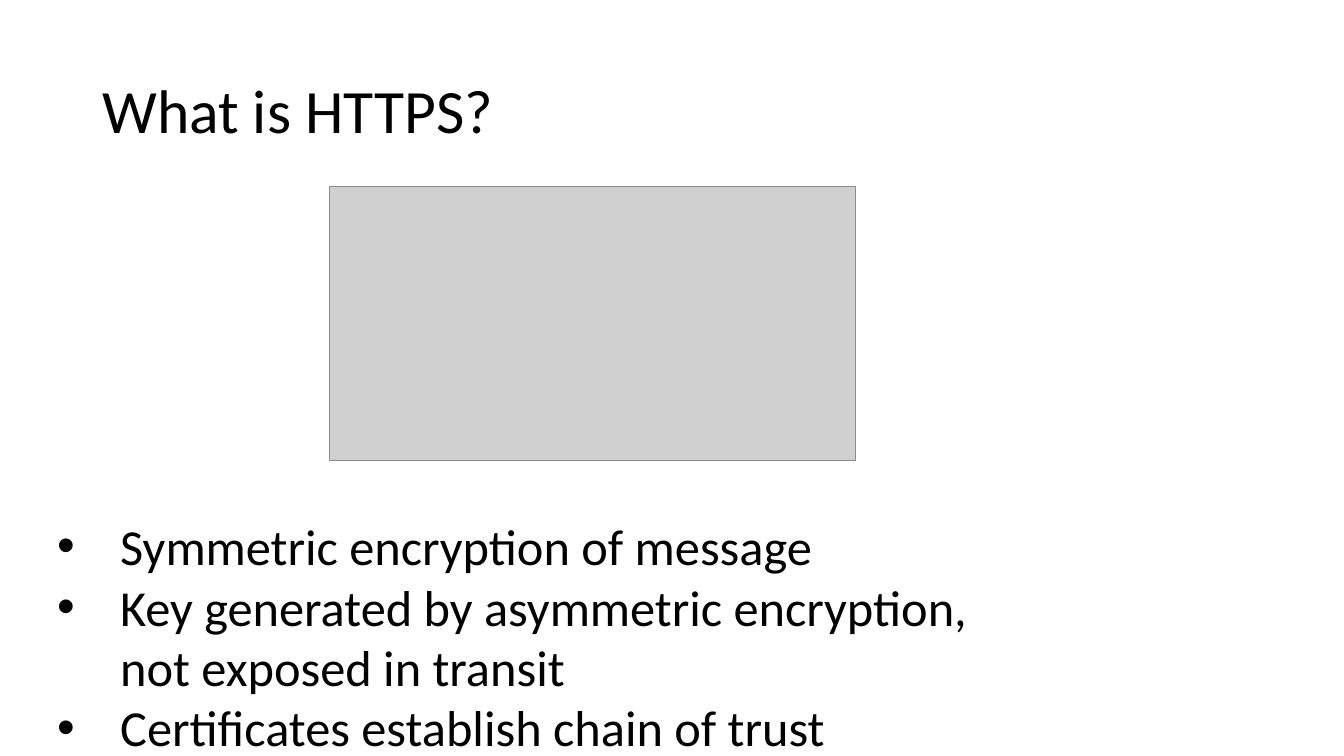
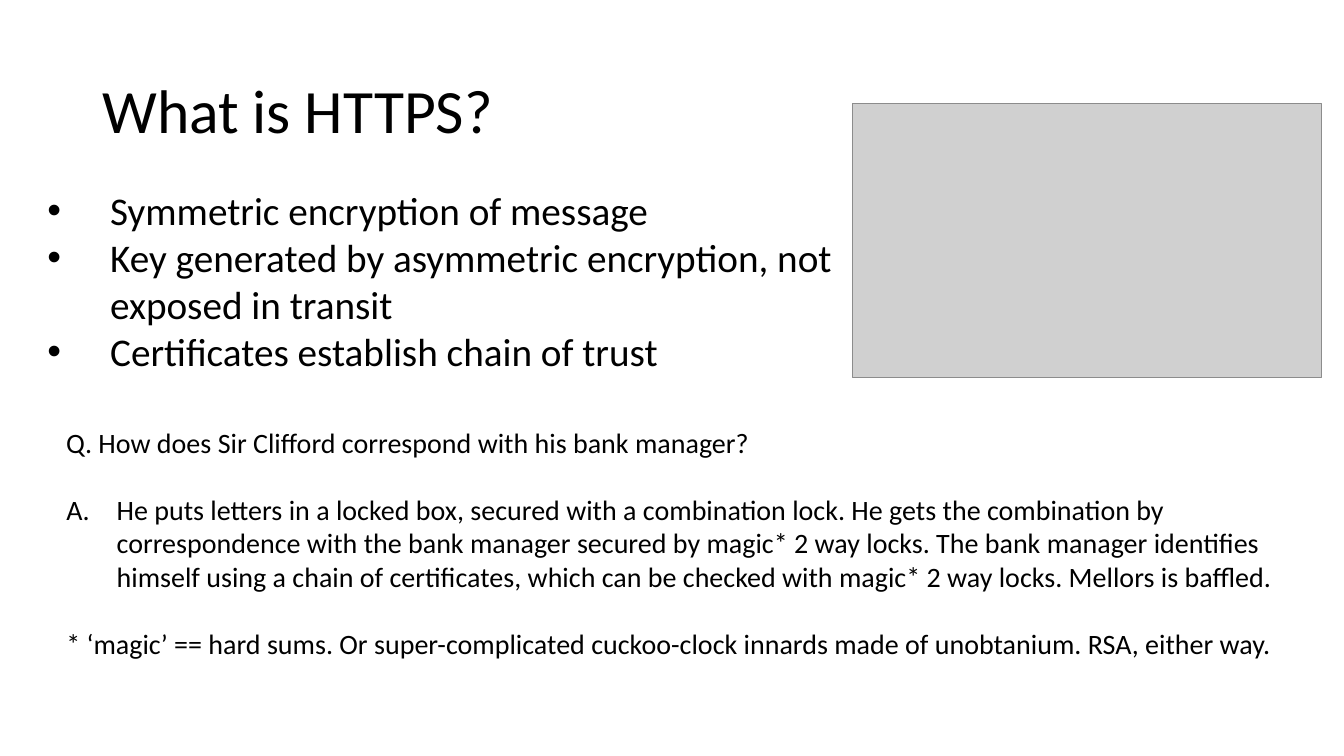
Before and after one commit to robinsillem/SecurityTraining, a slide deck: slide 13 of Attacks/Session hijacking via MITM.pptx. Drawn at 1344x756 pixels with LibreOffice and Linux fonts; fonts in the diff are those of the drawing; grey boxes stand for pictures. Boxes give left, top, right and bottom in pixels: in the first picture for what was removed or moved away, otherwise in the second. Text is boxed around its words. In the diff, an @@ line names an element or a change of style, - is before the commit and + after.

```diff
--- a/Attacks/Session hijacking via MITM.pptx
+++ b/Attacks/Session hijacking via MITM.pptx
@@ picture: place and size @@
-picture at [330,187,856,461]
+picture at [853,103,1322,377]
@@ text "Symmetric encryption of message": place and size @@
-text "Symmetric encryption of message" at [120,530,967,747]
+text "Symmetric encryption of message" at [110,198,831,367]
@@ text "Symmetric encryption of message" at [110,198,831,367]: size 36 to 28 pt; indent changed @@
@@ text added at [66,433,1271,659], 20 pt, text #000000 @@
+Q. How does Sir Clifford correspond with his bank manager?
+A. He puts letters in a locked box, secured with a combination lock. He gets the combination by correspondence with the bank manager secured by magic* 2 way locks. The bank manager identifies himself using a chain of certificates, which can be checked with magic* 2 way locks. Mellors is baffled.
+* ‘magic’ == hard sums. Or super-complicated cuckoo-clock innards made of unobtanium. RSA, either way.
```
Also in this commit, not shown: 7 other slides changed, 3 slides added, 5 slides removed, 10 other files.
